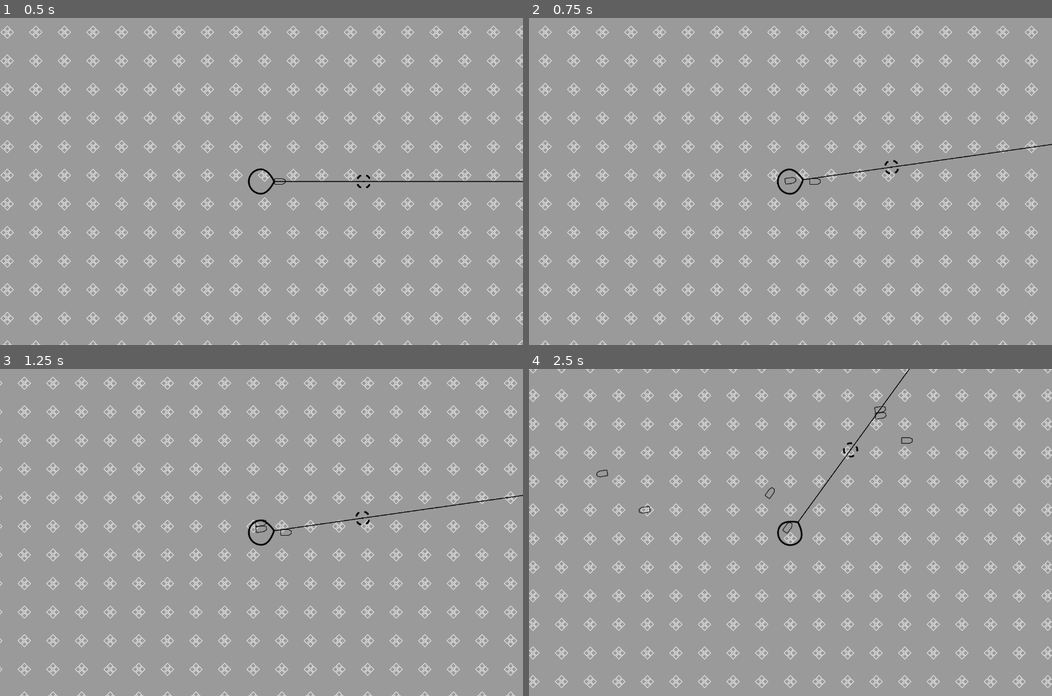
Above: before the commit, frames 1-4 (two rows, left to right).
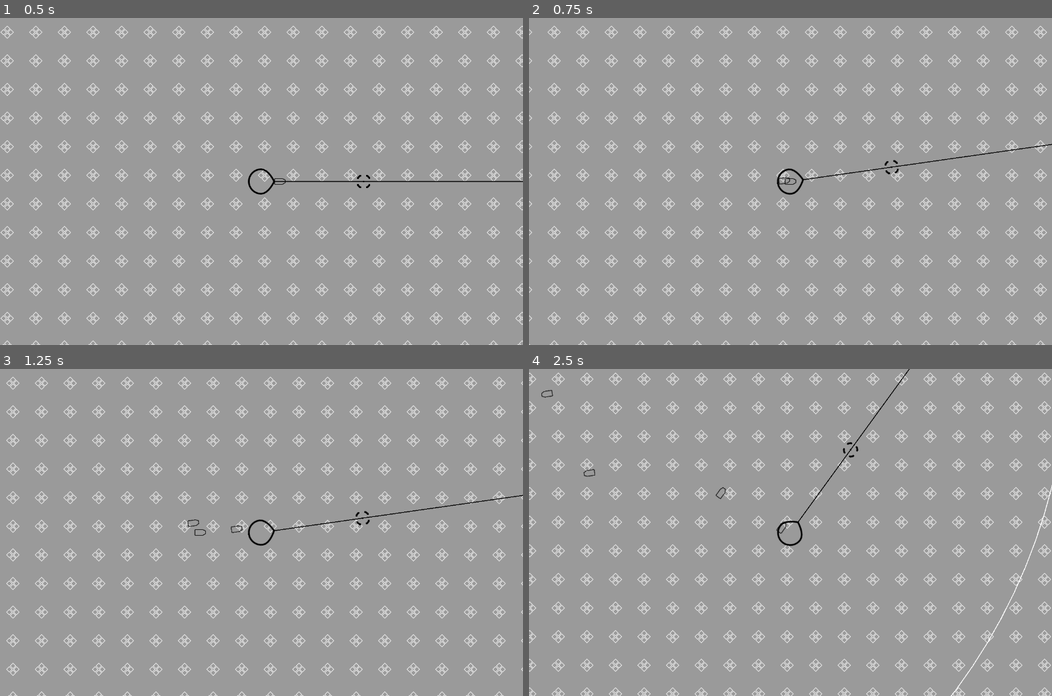
Above: after the commit, the same moments.

Repository: uvmain/zapfour
Game: Godot game, scene res://main/main.tscn
The game is run twice, just before and just after one commit, with the same random seed, the same clock (stepped at 60 frames per second) and the same inputs.
Inputs (mouse positions are in pixels of both pictures, inside the frame that each line leads up to):
- Up to frame 1 (0.5 s): no input
- Up to frame 2 (0.75 s): tap Enter at 0.5 s; move the mouse to (905, 165) at 0.52 s; hold D (player_right) from 0.53 s (still down)
- Up to frame 3 (1.25 s): keep holding D (player_right)
- Up to frame 4 (2.5 s): move the mouse to (685, 548) at 1.27 s; release D (player_right) at 1.28 s; hold S (player_down) 1.28-2.03 s; move the mouse to (842, 460) at 2.02 s; hold D (player_right) from 2.03 s (still down)

Frame 1 is identical in both runs. In frame 2, 11% of the frame differs, in the area x 0-99%, y 2-100%; in frame 3, 11%; in frame 4, 13%, in the area x 0-100%, y 0-100%.

Commit message:
dynamically build perimiter polygons

Diff:
--- a/perimiter/perimiter.gd
+++ b/perimiter/perimiter.gd
@@ -1,9 +1,39 @@
 extends Node2D
 
 @export var radius: int = 3000
+@export var width: float = 2.0
+@export var center = Vector2.ZERO
+@export_range(5, 256) var quality: int =32
 
+func _ready():
+	# create the collision circle (perimiter) for the player's characterbody2d
+	var player_collider: CollisionPolygon2D = $PlayerCollider.get_child(0)
+	var points = get_polygon_points()
+	player_collider.polygon = points
+	# create the bullet deadzone
+	$PerimiterArea/CollisionShape2D.shape.radius = radius
+	# create the polygon border
+	$BorderPolygon.polygon = points
 
 func _on_perimiter_area_area_exited(area):
 	if area.is_in_group("Bullets"):
 		area.die()
 	pass
+
+func get_polygon_points():
+	# based on https://github.com/angrykoala/godot-donut-collision-polygon-2d
+	var inner_circle=get_circle_points()
+	var outer_circle=get_circle_points(width)
+	inner_circle.reverse()
+	var points: PackedVector2Array = []
+	points.append_array(outer_circle)
+	points.append_array(inner_circle)
+	points.append(outer_circle[0]+Vector2(0.0001, 0.0001))
+	return points
+
+func get_circle_points(offset: float = 0.0):
+	var points_arc: PackedVector2Array = []
+	for i in range(quality + 1):
+		var angle_point = deg_to_rad(i * 360.0 / quality - 90)
+		points_arc.push_back(center + Vector2(cos(angle_point), sin(angle_point)) * (radius + offset))
+	return points_arc
--- a/perimiter/perimiter.tscn
+++ b/perimiter/perimiter.tscn
@@ -1,7 +1,6 @@
-[gd_scene load_steps=4 format=3 uid="uid://ds2vq016pfb11"]
+[gd_scene load_steps=3 format=3 uid="uid://ds2vq016pfb11"]
 
 [ext_resource type="Script" path="res://perimiter/perimiter.gd" id="1_t737w"]
-[ext_resource type="Texture2D" uid="uid://dt3b4visipccf" path="res://assets/textures/border2.png" id="3_qghir"]
 
 [sub_resource type="CircleShape2D" id="CircleShape2D_xu2au"]
 radius = 1419.26
@@ -9,6 +8,7 @@
 [node name="Perimiter" type="Node2D" groups=["Perimiter"]]
 script = ExtResource("1_t737w")
 radius = 1400
+quality = 128
 
 [node name="PerimiterArea" type="Area2D" parent="."]
 monitorable = false
@@ -16,7 +16,10 @@
 [node name="CollisionShape2D" type="CollisionShape2D" parent="PerimiterArea"]
 shape = SubResource("CircleShape2D_xu2au")
 
-[node name="Sprite2D" type="Sprite2D" parent="."]
-texture = ExtResource("3_qghir")
+[node name="PlayerCollider" type="StaticBody2D" parent="."]
+
+[node name="CollisionPolygon2D" type="CollisionPolygon2D" parent="PlayerCollider"]
+
+[node name="BorderPolygon" type="Polygon2D" parent="."]
 
 [connection signal="area_exited" from="PerimiterArea" to="." method="_on_perimiter_area_area_exited"]
--- a/player/player.gd
+++ b/player/player.gd
@@ -15,25 +15,18 @@
 	pass
 
 
-func _physics_process(delta):
+func _physics_process(_delta):
 	look_at_mouse()
-	movement(delta)
+	movement()
 	move_reticle()
-	delay += delta
-	if delay >= 1.0:
-		print(velocity)
-		delay = 0.0
 
 
 func _input(_event):
 	direction = Input.get_vector("player_left", "player_right", "player_up", "player_down").normalized()
 
 
-func movement(delta):
-	var vec_to_center = Vector2.ZERO - position
+func movement():
 	velocity = Vector2(direction * speed)
-	if (vec_to_center.length() + (velocity.length() * delta)) >= perimiter.radius:
-		velocity = velocity.limit_length(perimiter.radius - vec_to_center.length() - 1)
 	move_and_slide()
 
 
--- a/player/player.tscn
+++ b/player/player.tscn
@@ -18,6 +18,7 @@
 motion_mode = 1
 wall_min_slide_angle = 0.0
 script = ExtResource("1_hjgmy")
+speed = 600.0
 
 [node name="CollisionShape2D" type="CollisionShape2D" parent="."]
 shape = SubResource("CapsuleShape2D_sfykj")
